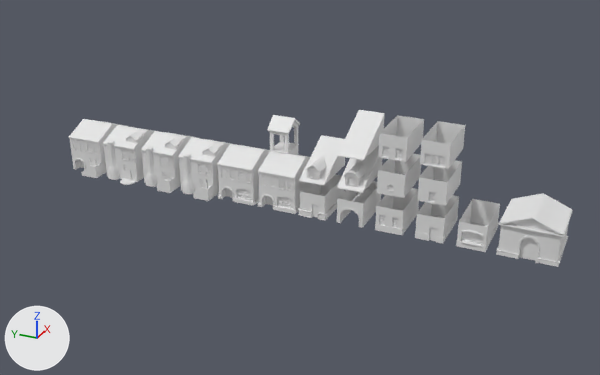
Renders of the Blender file Pre-Production/Art_Files/Blender_Files/Concept_Houses.blend from each side of a commit.
Both versions are drawn from a 50 mm camera at (-106.4, -33.3, 55.7) aimed at (-0.1, 14.5, 2.6). Arrows for +X, +Y and +Z are at lower left; the lights stay in place.

In view in the first picture: 'Church', 'Shortstack', 'Shortstack.001', 'Shortstack.002', 'Shortstack.003', 'Shortstack.004', 'Shortstack.005', 'TallHouse', 'TallHouse.001', 'TallHouse.008', 'TallHouse.010', 'TallHouse.011'.
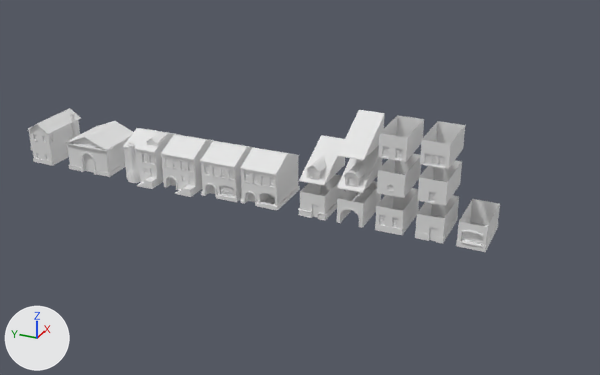
Commit message: Finished House Task!

Pixel boxes (x1, y1, x2, y2) of what changed, in the pictures (600 x 375 px):
'Church', moved: before (496, 193, 573, 267); after (65, 121, 133, 177)
'Shortstack.003', reshaped, moved: before (258, 115, 310, 214); after (240, 148, 300, 210)
'Shortstack', moved: before (69, 119, 126, 178); after (161, 134, 220, 197)
'Shortstack.002', moved: before (217, 144, 270, 206); after (200, 141, 259, 202)
'Shortstack.005', moved: before (141, 131, 197, 193); after (123, 128, 180, 189)
'Shortstack.001', deleted: before (178, 137, 237, 201)
'Shortstack.004', deleted: before (103, 125, 154, 185)
'LHouse', added: after (27, 108, 81, 166)
part 1 of me_cube_012, cut back: before (262, 115, 310, 209); after (244, 172, 275, 205)

Patch to the scene script:
```diff
--- a/Pre-Production/Art_Files/Blender_Files/Concept_Houses.blend.py
+++ b/Pre-Production/Art_Files/Blender_Files/Concept_Houses.blend.py
@@ me_cube_012 @@
 # used by ob_shortstack_003; location = (0.2, 16.7, 0.0)
-me_cube_012.from_pydata(...)  # 1897 vertices, 1906 faces; spans x -4.22..4.32, y -3.22..3.32, z -0.03..12.83
+me_cube_012.from_pydata(...)  # 1175 vertices, 1202 faces; spans x -4.22..4.22, y -3.22..3.22, z -0.03..7.67
+# me_cube_012 part 1: 2 vertices moved from x -3.82, y -2.74..-0.06, z 2.03 to x -3.56, y -2.74..-0.06, z 2.03; 1084 vertices removed from x -4.02..4.32, y -3.21..3.32, z -0.03..12.83; 362 vertices added at x -3.93..-0.96, y -2.74..2.44, z 0.18..5.22
@@ me_cube_007 @@
+me_cube_007.from_pydata(...)  # 3287 vertices, 3405 faces; spans x -4.33..4.47, y -4.66..4.11, z -1.0..6.53
+me_cube_007.polygons.foreach_set('use_smooth', [True] * 3405)
@@ ob_shortstack @@
 ob_shortstack = bpy.data.objects.new('Shortstack', me_cube_001)
-ob_shortstack.location = (0.2, 52.0, 0.0)
+ob_shortstack.location = (0.2, 34.0, 0.0)
@@ ob_church @@
 ob_church = bpy.data.objects.new('Church', me_cube_002)
-ob_church.location = (0.0, -20.9, 0.0)
+ob_church.location = (0.0, 51.5, 0.0)
 _m = ob_church.modifiers.new('Mirror', 'MIRROR')
@@ ob_shortstack_001 @@
-ob_shortstack_001 = bpy.data.objects.new('Shortstack.001', me_cube_008)
-ob_shortstack_001.location = (0.2, 30.7, 0.0)
@@ ob_shortstack_002 @@
 ob_shortstack_002 = bpy.data.objects.new('Shortstack.002', me_cube_009)
-ob_shortstack_002.location = (0.2, 23.7, 0.0)
+ob_shortstack_002.location = (0.2, 26.7, 0.0)
@@ ob_shortstack_003 @@
 ob_shortstack_003 = bpy.data.objects.new('Shortstack.003', me_cube_012)
-ob_shortstack_003.location = (0.2, 16.7, 0.0)
+ob_shortstack_003.location = (0.2, 19.7, 0.0)
@@ ob_shortstack_004 @@
-ob_shortstack_004 = bpy.data.objects.new('Shortstack.004', me_cube_013)
-ob_shortstack_004.location = (0.0, 45.0, 0.0)
@@ ob_shortstack_005 @@
 ob_shortstack_005 = bpy.data.objects.new('Shortstack.005', me_cube_014)
-ob_shortstack_005.location = (0.3, 37.7, 0.0)
+ob_shortstack_005.location = (0.3, 41.2, 0.0)
@@ ob_lhouse @@
+ob_lhouse = bpy.data.objects.new('LHouse', me_cube_007)
+ob_lhouse.location = (0.0, 63.2, 1.0)
```
